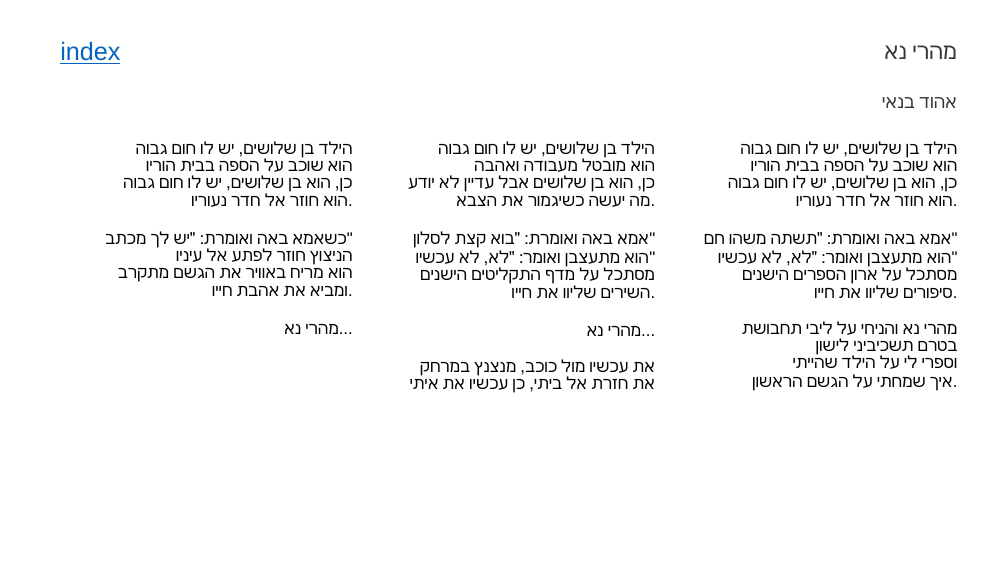
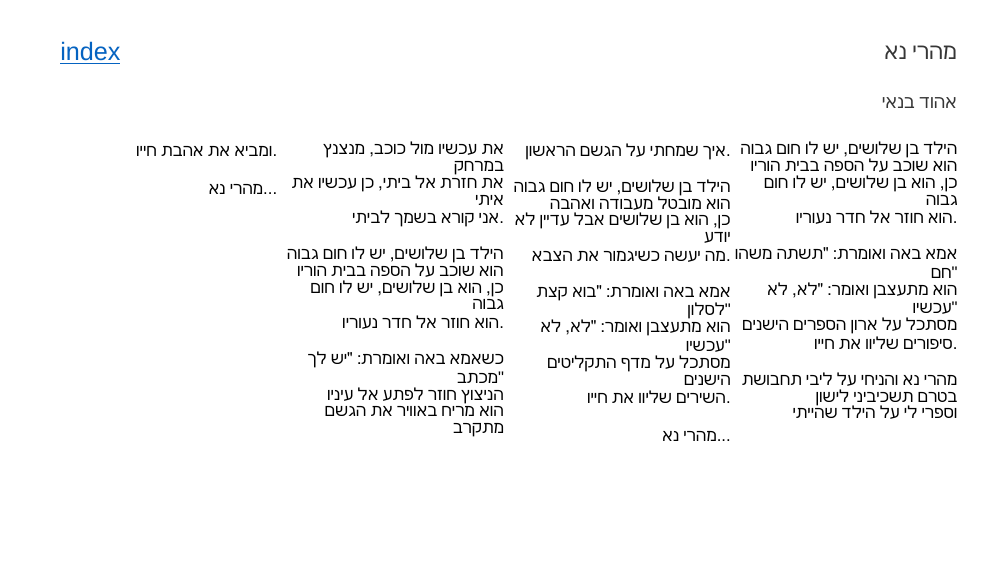
Before and after one commit to guypeled76/songs2slides, a slide deck: slide 75 of songs.pptx (slide 38 before the commit). Drawn at 1008x567 pixels with LibreOffice and Linux fonts; fonts in the diff are those of the drawing. Boxes give left, top, right and bottom in pixels: in the first picture for what was removed or moved away, otherwise in the second. Text is boxed around its words. In the diff, an @@ line names an element or a change of style, - is before the commit and + after.

```diff
--- a/songs.pptx
+++ b/songs.pptx
@@ table at (50, 141, 958, 544) @@
-column 1: הילד בן שלושים, יש לו חום גבוה / הוא שוכב על הספה בבית הוריו / כן, הוא בן שלושים, יש לו חום גבוה / הוא חוזר אל חדר נעוריו. / כשאמא באה ואומרת: "יש לך מכתב" / הניצוץ חוזר לפתע אל עיניו / הוא מריח באוויר את הגשם מתקרב / ומביא את אהבת חייו. / מהרי נא...
-column 2: הילד בן שלושים, יש לו חום גבוה / הוא מובטל מעבודה ואהבה / כן, הוא בן שלושים אבל עדיין לא יודע / מה יעשה כשיגמור את הצבא. / אמא באה ואומרת: "בוא קצת לסלון" / הוא מתעצבן ואומר: "לא, לא עכשיו" / מסתכל על מדף התקליטים הישנים / השירים שליוו את חייו. / מהרי נא... / את עכשיו מול כוכב, מנצנץ במרחק / את חזרת אל ביתי, כן עכשיו את איתי
-column 3: הילד בן שלושים, יש לו חום גבוה / הוא שוכב על הספה בבית הוריו / כן, הוא בן שלושים, יש לו חום גבוה / הוא חוזר אל חדר נעוריו. / אמא באה ואומרת: "תשתה משהו חם" / הוא מתעצבן ואומר: "לא, לא עכשיו" / מסתכל על ארון הספרים הישנים / סיפורים שליוו את חייו. / מהרי נא והניחי על ליבי תחבושת / בטרם תשכיביני לישון / וספרי לי על הילד שהייתי / איך שמחתי על הגשם הראשון.
+column 1: ומביא את אהבת חייו. / מהרי נא...
+column 2: את עכשיו מול כוכב, מנצנץ במרחק / את חזרת אל ביתי, כן עכשיו את איתי / אני קורא בשמך לביתי. / הילד בן שלושים, יש לו חום גבוה / הוא שוכב על הספה בבית הוריו / כן, הוא בן שלושים, יש לו חום גבוה / הוא חוזר אל חדר נעוריו. / כשאמא באה ואומרת: "יש לך מכתב" / הניצוץ חוזר לפתע אל עיניו / הוא מריח באוויר את הגשם מתקרב
+column 3: איך שמחתי על הגשם הראשון. / הילד בן שלושים, יש לו חום גבוה / הוא מובטל מעבודה ואהבה / כן, הוא בן שלושים אבל עדיין לא יודע / מה יעשה כשיגמור את הצבא. / אמא באה ואומרת: "בוא קצת לסלון" / הוא מתעצבן ואומר: "לא, לא עכשיו" / מסתכל על מדף התקליטים הישנים / השירים שליוו את חייו. / מהרי נא...
+column 4: הילד בן שלושים, יש לו חום גבוה / הוא שוכב על הספה בבית הוריו / כן, הוא בן שלושים, יש לו חום גבוה / הוא חוזר אל חדר נעוריו. / אמא באה ואומרת: "תשתה משהו חם" / הוא מתעצבן ואומר: "לא, לא עכשיו" / מסתכל על ארון הספרים הישנים / סיפורים שליוו את חייו. / מהרי נא והניחי על ליבי תחבושת / בטרם תשכיביני לישון / וספרי לי על הילד שהייתי
```
Also in this commit, not shown: 61 other slides changed, 59 slides added, 8 other files.
